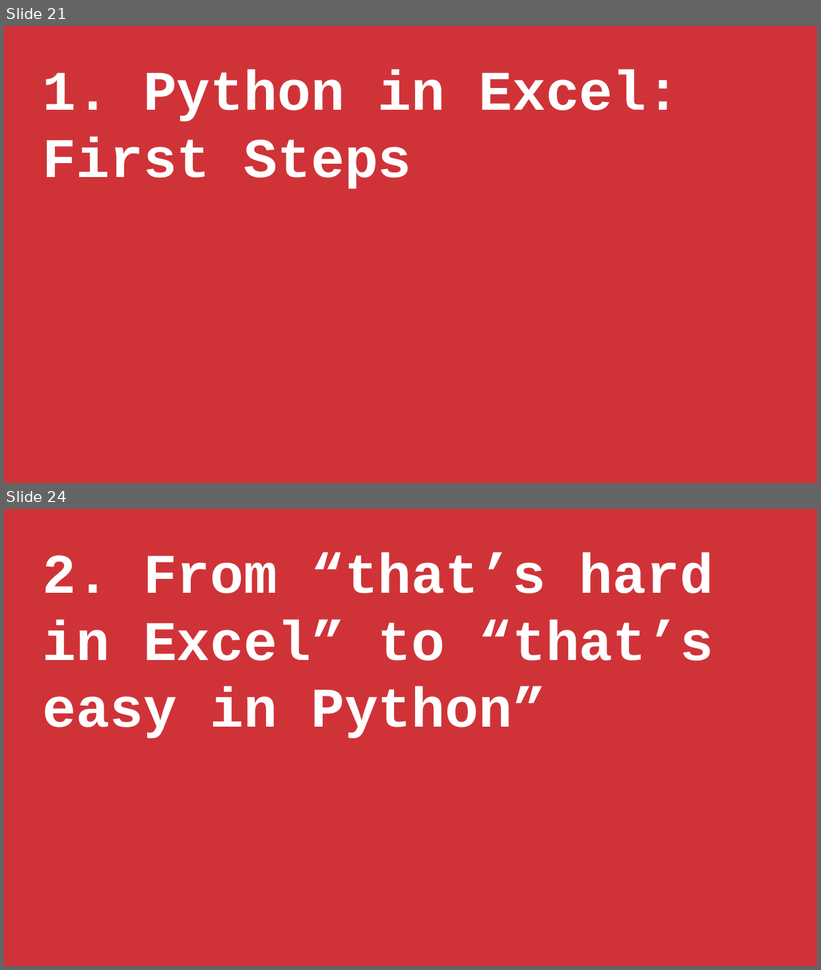
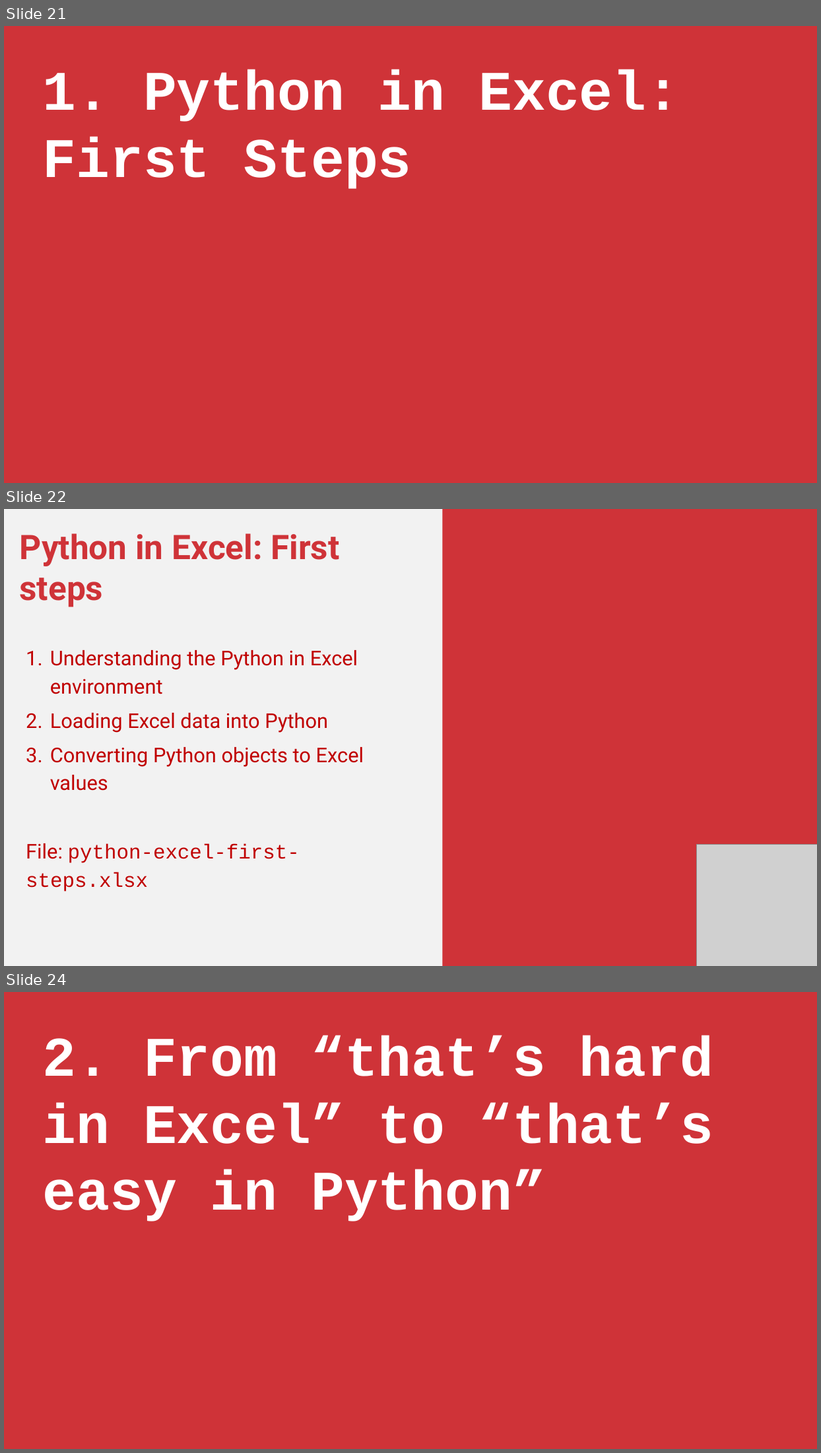
Before and after one commit to stringfestdata/xlgs-2024-analytics-2_0, a slide deck: xlgs-analytics-2_0-slides.pptx. Shown one above the other, each under a label of ours: slides 21 and 24 before the commit, slides 21, 22 and 24 after it; the slides between them are not shown. The pictures are 821x970 and 821x1453 pixels, drawn with LibreOffice and Linux fonts; fonts in the diff are those of the drawing; grey boxes stand for pictures. Boxes give left, top, right and bottom in pixels: in the first picture for what was removed or moved away, otherwise in the second. Text is boxed around its words. In the diff, an @@ line names an element or a change of style, - is before the commit and + after.

```diff
--- a/xlgs-analytics-2_0-slides.pptx
+++ b/xlgs-analytics-2_0-slides.pptx
@@ slide 22 added at box(4, 509, 817, 966), background #F2F2F2 @@
@@ rectangle added at box(442, 509, 817, 966), fill #CF3338 @@
@@ text added at box(20, 533, 364, 892), 36 pt, text #C00000 @@
+Python in Excel: First steps
+1. Understanding the Python in Excel environment
+2. Loading Excel data into Python
+3. Converting Python objects to Excel values
+File: python-excel-first-steps.xlsx
@@ picture added at box(697, 844, 817, 966) @@
```
Also in this commit, not shown: 6 slides changed, 3 other slides added, 2 slides removed, 41 other files.
